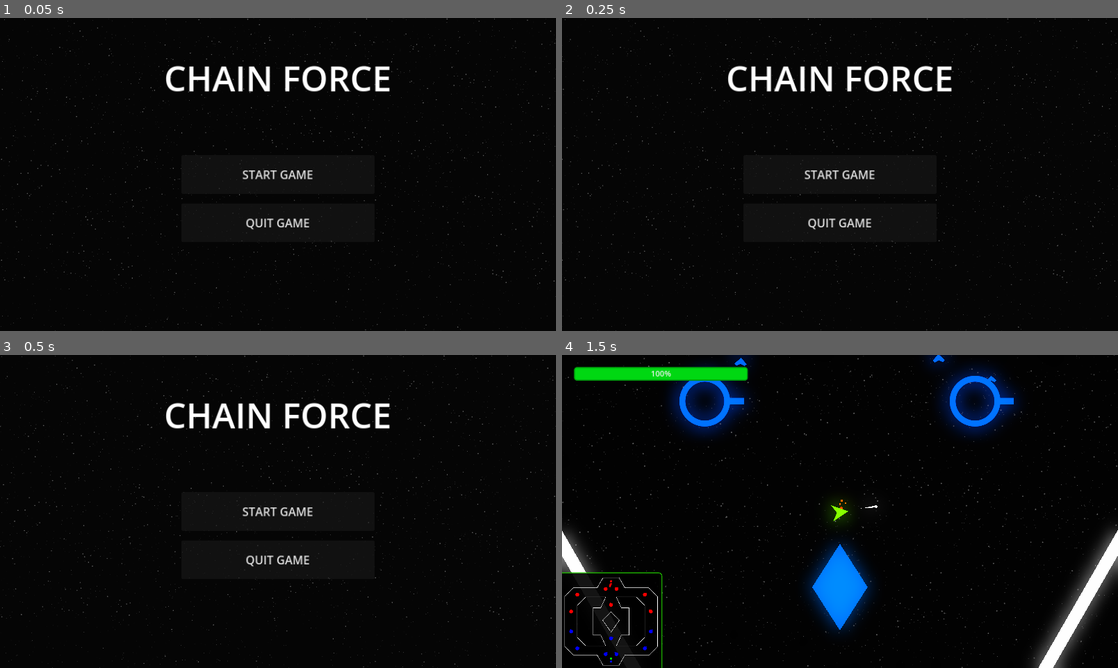
Above: before the commit, frames 1-4 (two rows, left to right).
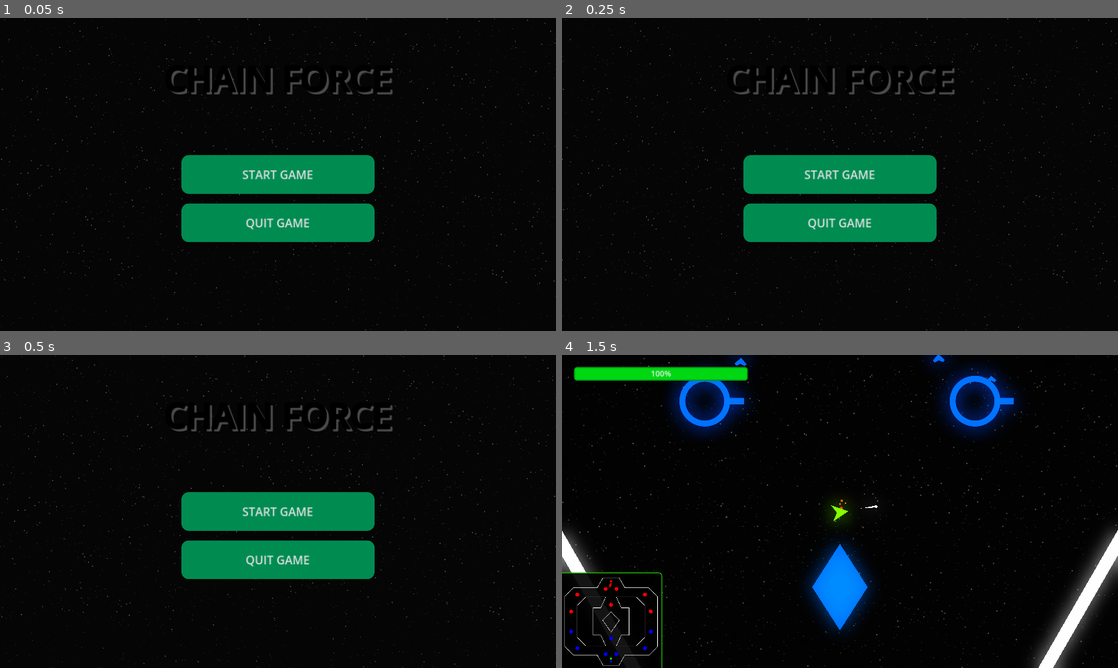
Above: after the commit, the same moments.

Repository: adsorptionenthalpy/chainforce_alpha
Game: Godot game, scene res://Scenes/MainMenu/main_menu.tscn
Same seed, same stepped clock (60 frames per second), same inputs: the game is played once before the commit and once after it.
Inputs (mouse positions are in pixels of both pictures, inside the frame that each line leads up to):
- Up to frame 1 (0.05 s): no input
- Up to frame 2 (0.25 s): no input
- Up to frame 3 (0.5 s): no input
- Up to frame 4 (1.5 s): click "START GAME" at 0.5 s; move the mouse to (962, 495) at 1.27 s; press the mouse at (962, 495) at 1.28 s; hold D (move_right) from 1.28 s (still down)

The runs differ from the first frame. In frame 1, 11% of the frame differs, in the area x 29-71%, y 15-72%; in frame 2, 11%; in frame 3, 11%; in frame 4, nothing differs.

Commit message:
Rework damage powerup, add menu theming, minor balance changes

Diff:
--- a/game/chainforce_alpha/Scenes/GUI/defeat_screen.tscn
+++ b/game/chainforce_alpha/Scenes/GUI/defeat_screen.tscn
@@ -1,6 +1,7 @@
-[gd_scene load_steps=5 format=3 uid="uid://8undwloj2xsf"]
+[gd_scene load_steps=6 format=3 uid="uid://8undwloj2xsf"]
 
 [ext_resource type="Script" path="res://Scenes/GUI/end_screen.gd" id="1_l4u6o"]
+[ext_resource type="Theme" uid="uid://c3q8tr4pwkvy1" path="res://Themes/default_theme.tres" id="2_1oh0f"]
 
 [sub_resource type="Animation" id="Animation_o6lu7"]
 length = 0.001
@@ -193,6 +194,7 @@
 anchor_bottom = 1.0
 grow_horizontal = 2
 grow_vertical = 2
+theme = ExtResource("2_1oh0f")
 
 [node name="ColorRect" type="ColorRect" parent="Control"]
 modulate = Color(1, 1, 1, 0.254902)
--- a/game/chainforce_alpha/Scenes/GUI/victory_screen.tscn
+++ b/game/chainforce_alpha/Scenes/GUI/victory_screen.tscn
@@ -1,6 +1,7 @@
-[gd_scene load_steps=5 format=3 uid="uid://bsoolhrholh0c"]
+[gd_scene load_steps=6 format=3 uid="uid://bsoolhrholh0c"]
 
 [ext_resource type="Script" path="res://Scenes/GUI/end_screen.gd" id="1_45svt"]
+[ext_resource type="Theme" uid="uid://c3q8tr4pwkvy1" path="res://Themes/default_theme.tres" id="2_w27v5"]
 
 [sub_resource type="Animation" id="Animation_o6lu7"]
 length = 0.001
@@ -193,6 +194,7 @@
 anchor_bottom = 1.0
 grow_horizontal = 2
 grow_vertical = 2
+theme = ExtResource("2_w27v5")
 
 [node name="ColorRect" type="ColorRect" parent="Control"]
 modulate = Color(1, 1, 1, 0.254902)
@@ -213,7 +215,7 @@
 anchor_bottom = 0.5
 offset_top = 110.0
 offset_right = 1152.0
-offset_bottom = 2762.0
+offset_bottom = 328.0
 grow_horizontal = 2
 grow_vertical = 2
 pivot_offset = Vector2(576, 109)
--- a/game/chainforce_alpha/Scenes/MainMenu/main_menu.tscn
+++ b/game/chainforce_alpha/Scenes/MainMenu/main_menu.tscn
@@ -1,5 +1,6 @@
-[gd_scene load_steps=4 format=3 uid="uid://cv5i7mrscex6r"]
+[gd_scene load_steps=5 format=3 uid="uid://cv5i7mrscex6r"]
 
+[ext_resource type="Theme" uid="uid://c3q8tr4pwkvy1" path="res://Themes/default_theme.tres" id="1_0b3vs"]
 [ext_resource type="Script" path="res://Scenes/MainMenu/main_menu.gd" id="1_ouo18"]
 [ext_resource type="Script" path="res://Scenes/MainMenu/move_cam_constantly.gd" id="2_lbvoc"]
 [ext_resource type="PackedScene" uid="uid://djqk7tqcy47fr" path="res://Scenes/Background/parallax_background.tscn" id="2_qco3x"]
@@ -13,6 +14,7 @@
 anchor_bottom = 1.0
 grow_horizontal = 2
 grow_vertical = 2
+theme = ExtResource("1_0b3vs")
 script = ExtResource("1_ouo18")
 
 [node name="RichTextLabel" type="RichTextLabel" parent="MainMenu"]
@@ -22,6 +24,12 @@
 offset_top = 74.0
 offset_bottom = 173.0
 grow_horizontal = 2
+theme_override_colors/default_color = Color(0, 0, 0, 1)
+theme_override_colors/font_shadow_color = Color(0.3, 0.3, 0.3, 1)
+theme_override_constants/shadow_offset_x = 5
+theme_override_constants/shadow_offset_y = 5
+theme_override_constants/shadow_outline_size = 5
+theme_override_constants/outline_size = 8
 theme_override_font_sizes/normal_font_size = 72
 bbcode_enabled = true
 text = "[center]CHAIN FORCE"
--- a/game/chainforce_alpha/Scenes/Minion/enemy_minion.tscn
+++ b/game/chainforce_alpha/Scenes/Minion/enemy_minion.tscn
@@ -3,3 +3,5 @@
 [ext_resource type="PackedScene" uid="uid://cvi7dft6wrew" path="res://Scenes/Minion/minion.tscn" id="1_1cvbi"]
 
 [node name="EnemyMinion" groups=["enemy"] instance=ExtResource("1_1cvbi")]
+hp = 18
+rotation_speed = 4.0
--- a/game/chainforce_alpha/Scenes/Player/player.gd
+++ b/game/chainforce_alpha/Scenes/Player/player.gd
@@ -142,12 +142,12 @@
 		tween.tween_property($PlayerShield, "self_modulate:a", 1, 0.5).from(0.0)
 		%ShieldPowerupTimer.start()
 	elif powerup_name == "power":
-		$ProjectileShooter.bonus_damage += 1
+		$ProjectileShooter.level += 1
 
 func disable_all_powerups():
 	_on_speed_powerup_timer_timeout()
 	_on_shield_powerup_timer_timeout()
-	$ProjectileShooter.bonus_damage = 0
+	$ProjectileShooter.level = 0
 
 func _on_speed_powerup_timer_timeout() -> void:
 	var tween: Tween = create_tween()
--- a/game/chainforce_alpha/Scenes/Player/projectile_shooter.gd
+++ b/game/chainforce_alpha/Scenes/Player/projectile_shooter.gd
@@ -4,7 +4,7 @@
 var projectile_scene: PackedScene = preload("res://Scenes/ShipProjectile/ship_projectile.tscn")
 
 ## Used in player's powerup damage increase
-@export var bonus_damage: int
+@export var level: int
 
 @onready var cooldown_timer: Timer = $Timer
 @onready var shoot_sfx: AudioStreamPlayer2D = $ShootSFX
@@ -19,14 +19,30 @@
 		cooldown_timer.one_shot = true
 
 func shoot_projectile() -> void:
+	var projectile_count = level / 2 + 1
+
 	var projectile: ShipProjectile = projectile_scene.instantiate()
 	projectile.global_rotation = global_rotation
 	projectile.global_position = global_position
 
-	projectile.damage += bonus_damage
-	projectile.scale *= 1 + (bonus_damage * 0.4)
-	projectile.get_node("ProjectileTrail").width *= 1 + (bonus_damage * 0.4)
-	projectile.get_node("ProjectileTrail").max_length *= 1 + (bonus_damage * 0.1)
+	if level % 2 == 1:
+		projectile.damage += 1
+		projectile.scale *= 1.4
+		projectile.get_node("ProjectileTrail").width *= 1.4
+		projectile.get_node("ProjectileTrail").max_length *= 1.1
+
+	if level == 2 or level == 3:
+		var new_projectile: ShipProjectile = projectile.duplicate()
+		projectile.rotation_degrees -= 5
+		new_projectile.rotation_degrees += 5
+		add_sibling(new_projectile)
+	elif level >= 4:
+		var new_projectile: ShipProjectile = projectile.duplicate()
+		var new_projectile2: ShipProjectile = projectile.duplicate()
+		projectile.rotation_degrees -= 10
+		new_projectile.rotation_degrees += 10
+		add_sibling(new_projectile)
+		add_sibling(new_projectile2)
 
 	add_sibling(projectile)
 
--- /dev/null
+++ b/game/chainforce_alpha/Themes/default_theme.tres
@@ -0,0 +1,40 @@
+[gd_resource type="Theme" load_steps=5 format=3 uid="uid://c3q8tr4pwkvy1"]
+
+[sub_resource type="StyleBoxFlat" id="StyleBoxFlat_qdbya"]
+bg_color = Color(0.6, 0.6, 0.6, 0)
+border_width_left = 3
+border_width_top = 3
+border_width_right = 3
+border_width_bottom = 3
+border_color = Color(0, 0.8, 0.466667, 1)
+corner_radius_top_left = 15
+corner_radius_top_right = 15
+corner_radius_bottom_right = 15
+corner_radius_bottom_left = 15
+
+[sub_resource type="StyleBoxFlat" id="StyleBoxFlat_d3fna"]
+bg_color = Color(0, 0.65098, 0.380392, 1)
+corner_radius_top_left = 15
+corner_radius_top_right = 15
+corner_radius_bottom_right = 15
+corner_radius_bottom_left = 15
+
+[sub_resource type="StyleBoxFlat" id="StyleBoxFlat_yy8qf"]
+bg_color = Color(0, 0.55, 0.320833, 1)
+corner_radius_top_left = 15
+corner_radius_top_right = 15
+corner_radius_bottom_right = 15
+corner_radius_bottom_left = 15
+
+[sub_resource type="StyleBoxFlat" id="StyleBoxFlat_63wju"]
+bg_color = Color(0, 0.5, 0.291667, 1)
+corner_radius_top_left = 15
+corner_radius_top_right = 15
+corner_radius_bottom_right = 15
+corner_radius_bottom_left = 15
+
+[resource]
+Button/styles/focus = SubResource("StyleBoxFlat_qdbya")
+Button/styles/hover = SubResource("StyleBoxFlat_d3fna")
+Button/styles/normal = SubResource("StyleBoxFlat_yy8qf")
+Button/styles/pressed = SubResource("StyleBoxFlat_63wju")
--- a/game/chainforce_alpha/project.godot
+++ b/game/chainforce_alpha/project.godot
@@ -29,7 +29,8 @@
 folder_colors={
 "res://Particles/": "purple",
 "res://SFX/": "yellow",
-"res://Scenes/": "green"
+"res://Scenes/": "green",
+"res://Themes/": "pink"
 }
 
 [input]
